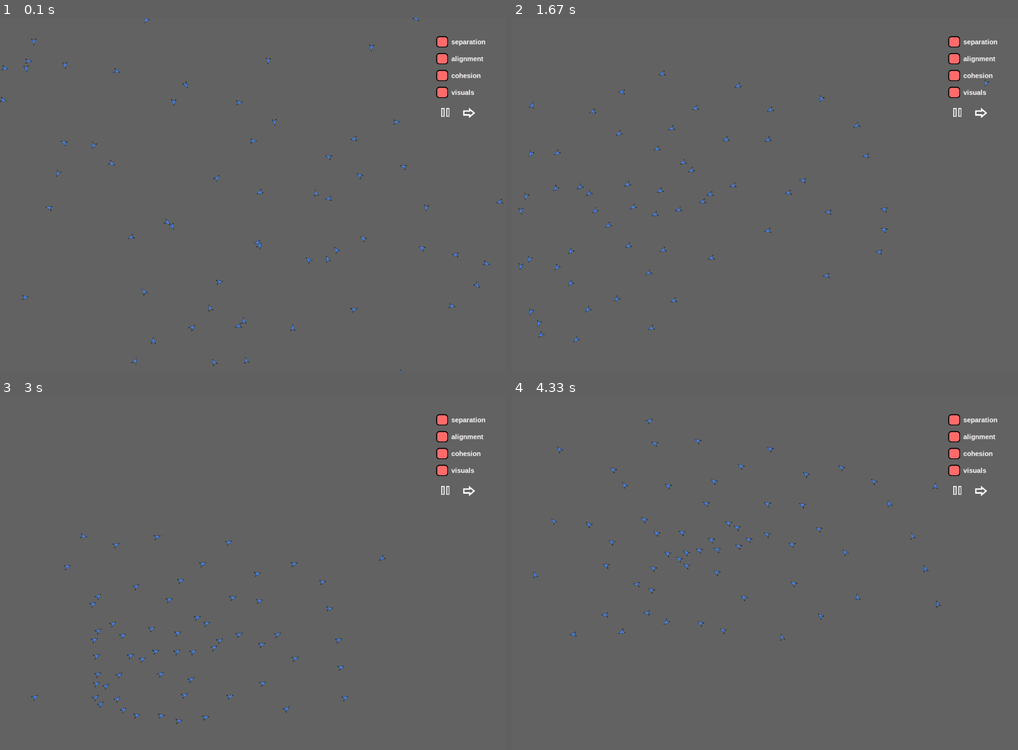
Above: before the commit, frames 1-4 (two rows, left to right).
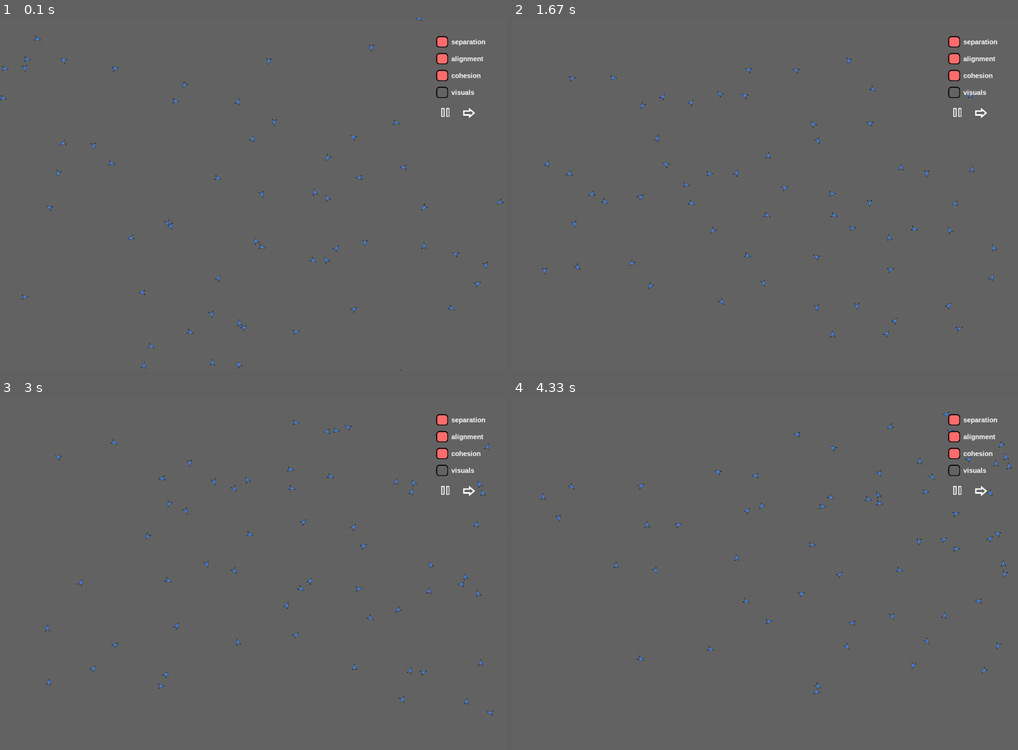
Above: after the commit, the same moments.

Repository: agmui/random_stuff
Game: pygame game, started from birbs/better_birbs/window.py
Same seed, same stepped clock (60 frames per second), same inputs: the game is played once before the commit and once after it.
Inputs:
- Up to frame 1 (0.1 s): no input
- Up to frame 2 (1.67 s): no input
- Up to frame 3 (3 s): no input
- Up to frame 4 (4.33 s): no input

The runs differ from the first frame. In frame 1, 0.7% of the frame differs, in the area x 0-100%, y 0-100%; in frame 2, 1.0%, in the area x 1-96%, y 11-92%; in frame 3, 1.0%; in frame 4, 1.0%.

Commit message:
started to work on more accurate alignement filter

Diff:
--- a/birbs/better_birbs/birb.py
+++ b/birbs/better_birbs/birb.py
@@ -18,7 +18,14 @@
 
 class birb:
     # add velocity
+    # - if cohesion midpoint if far away go faster
+    # - if neighbor birb rly rly close go faster
+    # - alignment match speed of all other birbs
+    # make avoid filter have smaller range
+    # make cohesion turn smoother
+    # make alignment to be the avenge of all neighbor birbs angle
     # change birb pic to have center in right place
+    # add severity dampener like if diff angle is very big then turn sharp but if not turn not so sharp
     def __init__(self, pos, angle, id):
         self.pos = pos
         self.angle = angle
@@ -73,9 +80,8 @@
         self.rotate(total)
 
     def alignment(self):
-        for i in self.nearByBirbsList:
-            angle = i[2]
-            self.rotate(math.radians(self.L_or_R(angle)))
+        angle = sum(i[2] for i in self.nearByBirbsList) / len(self.nearByBirbsList)
+        self.rotate(math.radians(self.L_or_R(angle)))
 
     def cohesion(self):
         global circlePos
--- a/birbs/better_birbs/window.py
+++ b/birbs/better_birbs/window.py
@@ -23,10 +23,7 @@
 class Sprite(pygame.sprite.Sprite):
     def __init__(self, pic, index=0):
         pygame.sprite.Sprite.__init__(self)
-        if isinstance(pic, pygame.Surface):
-            self.ogImg = pic
-        else:
-            self.ogImg = pygame.image.load(pic).convert_alpha()
+        self.ogImg = pic if isinstance(pic, pygame.Surface) else pygame.image.load(pic).convert_alpha()
         self.image = self.ogImg
         self.mask = pygame.mask.from_surface(self.image)
         self.rect = self.image.get_rect(center=(0, 0))
@@ -98,12 +95,13 @@
 
 # use pygme gui
 # multiple viswal sprite to make it accurate
+# add traling effect to visuwals
 def init_gui():  # make pull down tab for gui and add sliders for speed and sight
     global buttons
     separation_button = Gui(pressed_button, unpressed_button, (155, 33), (WINDOW_WIDTH - 130, 70), "separation")
     alignment_button = Gui(pressed_button, unpressed_button, (155, 33), (WINDOW_WIDTH - 130, 120), "alignment")
     cohesion_button = Gui(pressed_button, unpressed_button, (155, 33), (WINDOW_WIDTH - 130, 170), "cohesion")
-    visuals_button = Gui(pressed_button, unpressed_button, (155, 33), (WINDOW_WIDTH - 130, 220), "visuals")
+    visuals_button = Gui(unpressed_button, pressed_button, (155, 33), (WINDOW_WIDTH - 130, 220), "visuals")
     pause_button = Gui(pause, play, (24, 26), (WINDOW_WIDTH - 180, 280))
     step_button = Gui(step, False, (35, 29), (WINDOW_WIDTH - 110, 281))
     buttons = [separation_button, alignment_button, cohesion_button, visuals_button, pause_button, step_button]
@@ -179,7 +177,7 @@
     gui_group.update()
     window.fill((100, 100, 100))
 
-    if viswals:  # somehow order sight to back to not cover the birbs--------------------------------------------
+    if viswals:
         sight_group.draw(window)
     sprite_group.draw(window)  # draw the game sprites
     gui_group.draw(window)
